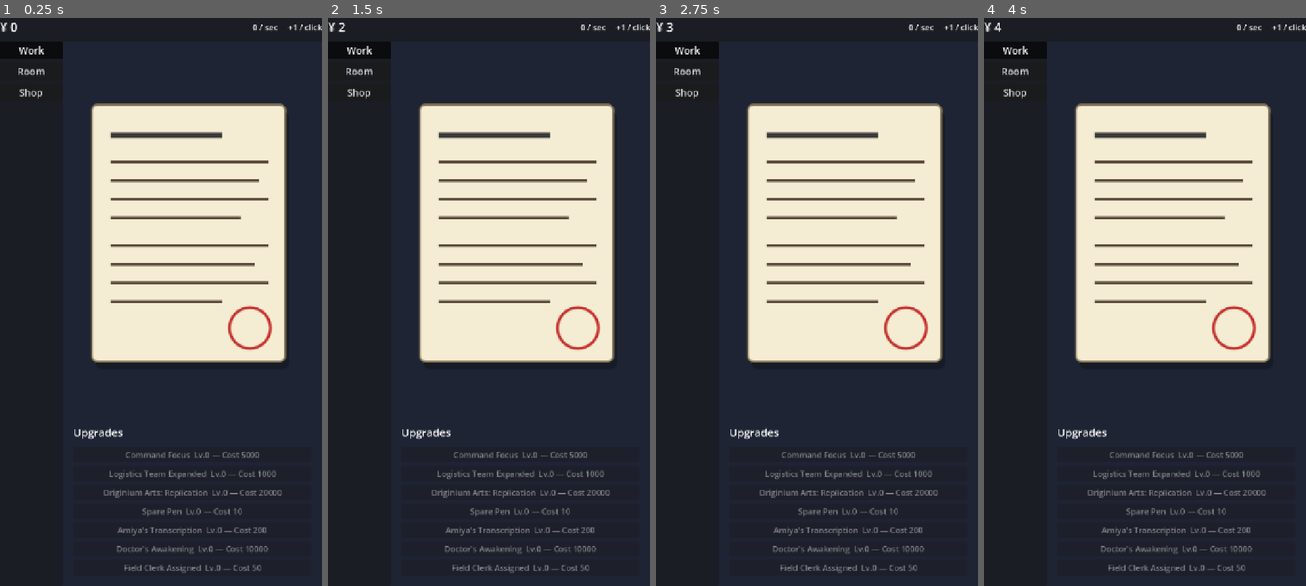
Above: before the commit, frames 1-4 (left to right).
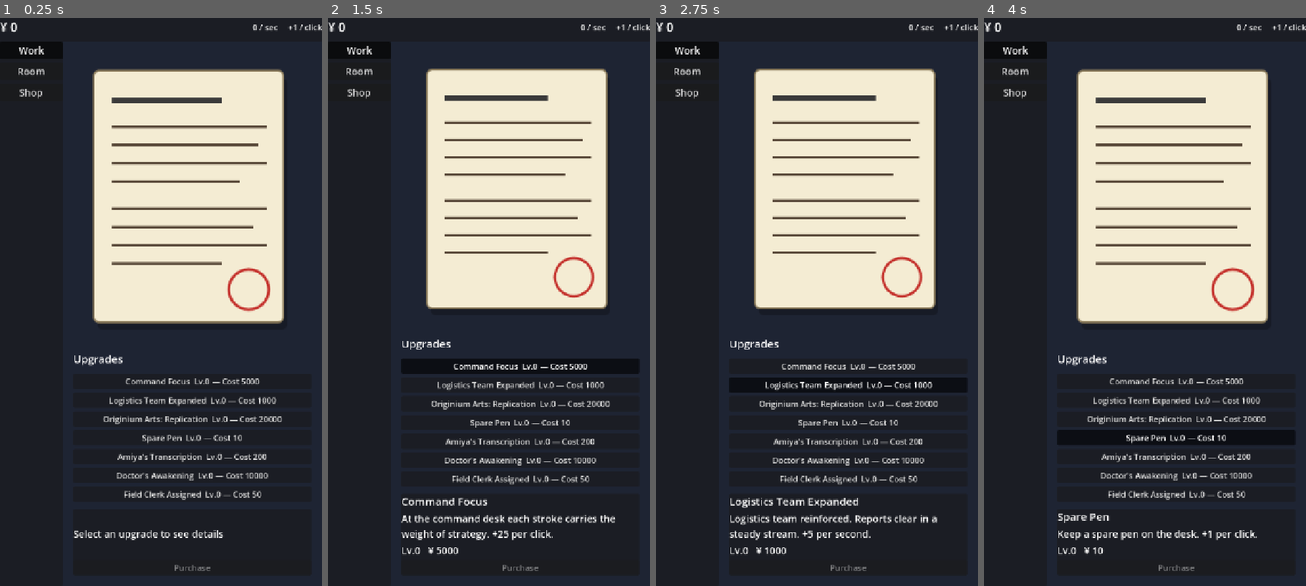
Above: after the commit, the same moments.

Repository: bakamarudasi/clickergame_demo
Game: Godot game, scene res://scenes/main.tscn
Same seed, same stepped clock (60 frames per second), same inputs: the game is played once before the commit and once after it.
Inputs (mouse positions are in pixels of both pictures, inside the frame that each line leads up to):
- Up to frame 1 (0.25 s): no input
- Up to frame 2 (1.5 s): click (521, 381) at 0.5 s, where only the run after the commit has a clickable "Command Focus Lv.0 — Cost 5000"; click (521, 364) at 1.25 s, where only the run after the commit has a clickable "Command Focus Lv.0 — Cost 5000"
- Up to frame 3 (2.75 s): click (849, 387) at 2 s, where only the run after the commit has a clickable "Logistics Team Expanded Lv.0 …"
- Up to frame 4 (4 s): click (1177, 404) at 2.75 s, where only the run after the commit has a clickable "Originium Arts: Replication L…"; click (1177, 421) at 3.5 s, where only the run after the commit has a clickable "Spare Pen Lv.0 — Cost 10"

The runs differ from the first frame. In frame 1, 17% of the frame differs, in the area x 22-90%, y 8-98%; in frame 2, 22%; in frame 3, 22%, in the area x 3-97%, y 0-98%; in frame 4, 19%.
Error before the commit: Cannot call method 'get_children' on a null value. (res://scripts/ui/work_tab.gd:49)
Error after the commit: Cannot call method 'get_children' on a null value. (res://scripts/ui/work_tab.gd:65)

Commit message:
Add detail panel with description and buy button to upgrade list
Clicking an upgrade row now selects it and shows name, description, and
current Lv/cost in a panel below the list. Purchase has been moved out
of the row button onto a dedicated Buy button in that panel, so reading
the description never has the side effect of buying. Rows are toggle
buttons in a shared ButtonGroup so the selected one stays visually
highlighted.

https://claude.ai/code/session_01BbnKH9d862wKuFHVVQeGKj

Diff:
--- a/scenes/ui/work_tab.tscn
+++ b/scenes/ui/work_tab.tscn
@@ -41,3 +41,35 @@
 unique_name_in_owner = true
 layout_mode = 2
 theme_override_constants/separation = 8
+
+[node name="DetailPanel" type="PanelContainer" parent="VBox"]
+layout_mode = 2
+
+[node name="DetailVBox" type="VBoxContainer" parent="VBox/DetailPanel"]
+layout_mode = 2
+theme_override_constants/separation = 6
+
+[node name="DetailName" type="Label" parent="VBox/DetailPanel/DetailVBox"]
+unique_name_in_owner = true
+layout_mode = 2
+theme_type_variation = &"TitleLabel"
+text = ""
+
+[node name="DetailDesc" type="Label" parent="VBox/DetailPanel/DetailVBox"]
+unique_name_in_owner = true
+layout_mode = 2
+theme_type_variation = &"SubtitleLabel"
+text = "WORK_UPGRADE_DETAIL_NONE"
+autowrap_mode = 3
+
+[node name="DetailMeta" type="Label" parent="VBox/DetailPanel/DetailVBox"]
+unique_name_in_owner = true
+layout_mode = 2
+theme_type_variation = &"SubtitleLabel"
+text = ""
+
+[node name="BuyButton" type="Button" parent="VBox/DetailPanel/DetailVBox"]
+unique_name_in_owner = true
+layout_mode = 2
+disabled = true
+text = "WORK_UPGRADE_BUY_BUTTON"
--- a/scripts/ui/work_tab.gd
+++ b/scripts/ui/work_tab.gd
@@ -5,15 +5,24 @@
 
 @onready var document_button: TextureButton = %DocumentButton
 @onready var upgrade_list: VBoxContainer = %UpgradeList
+@onready var detail_name: Label = %DetailName
+@onready var detail_desc: Label = %DetailDesc
+@onready var detail_meta: Label = %DetailMeta
+@onready var buy_button: Button = %BuyButton
 
 var _click_tween: Tween
+var _selected_id: StringName = &""
+var _button_group: ButtonGroup
 
 
 func _ready() -> void:
+	_button_group = ButtonGroup.new()
 	document_button.pressed.connect(_on_click_pressed)
+	buy_button.pressed.connect(_on_buy_pressed)
 	EventBus.currency_changed.connect(_refresh_upgrade_buttons)
 	EventBus.upgrade_purchased.connect(_on_upgrade_purchased)
 	_build_upgrade_buttons()
+	_refresh_detail()
 
 
 func _on_click_pressed() -> void:
@@ -38,11 +47,18 @@
 		child.queue_free()
 	for u: UpgradeData in DataRegistry.upgrades.values():
 		var b := Button.new()
+		b.toggle_mode = true
+		b.button_group = _button_group
 		b.text = _format_upgrade(u)
-		b.pressed.connect(EconomyService.buy_upgrade.bind(u.id))
 		b.set_meta("upgrade_id", u.id)
+		b.pressed.connect(_on_upgrade_selected.bind(u.id))
 		upgrade_list.add_child(b)
 	_refresh_upgrade_buttons(0)
+
+
+func _on_upgrade_selected(id: StringName) -> void:
+	_selected_id = id
+	_refresh_detail()
 
 
 func _refresh_upgrade_buttons(_v: int = 0) -> void:
@@ -53,7 +69,33 @@
 			if u == null:
 				continue
 			child.text = _format_upgrade(u)
-			child.disabled = not EconomyService.can_buy_upgrade(id)
+	_refresh_detail()
+
+
+func _refresh_detail() -> void:
+	if _selected_id == &"":
+		detail_name.text = ""
+		detail_desc.text = tr("WORK_UPGRADE_DETAIL_NONE")
+		detail_meta.text = ""
+		buy_button.disabled = true
+		return
+	var u := DataRegistry.get_upgrade(_selected_id)
+	if u == null:
+		_selected_id = &""
+		_refresh_detail()
+		return
+	var lv := GameState.get_upgrade_level(_selected_id)
+	var cost := EconomyService.current_cost(_selected_id)
+	detail_name.text = tr(u.display_name)
+	detail_desc.text = tr(u.description)
+	detail_meta.text = tr("WORK_UPGRADE_DETAIL_FMT") % [lv, cost]
+	buy_button.disabled = not EconomyService.can_buy_upgrade(_selected_id)
+
+
+func _on_buy_pressed() -> void:
+	if _selected_id == &"":
+		return
+	EconomyService.buy_upgrade(_selected_id)
 
 
 func _on_upgrade_purchased(_id: StringName, _lv: int) -> void:
--- a/translations/strings.csv
+++ b/translations/strings.csv
@@ -8,6 +8,9 @@
 WORK_CLICK_BUTTON,CLICK!,CLICK!
 WORK_UPGRADE_TITLE,アップグレード,Upgrades
 WORK_UPGRADE_FMT,%s  Lv.%d — Cost %d,%s  Lv.%d — Cost %d
+WORK_UPGRADE_DETAIL_NONE,強化を選んでください,Select an upgrade to see details
+WORK_UPGRADE_DETAIL_FMT,Lv.%d   ¥ %d,Lv.%d   ¥ %d
+WORK_UPGRADE_BUY_BUTTON,購入する,Purchase
 UPGRADE_CLICK_PLUS_ONE_NAME,予備のペン,Spare Pen
 UPGRADE_CLICK_PLUS_ONE_DESC,机に予備のペンを常備。一筆ごとの処理量+1。,Keep a spare pen on the desk. +1 per click.
 UPGRADE_PAPERWORK_DOUBLE_CHECK_NAME,アミヤの清書補助,Amiya's Transcription
